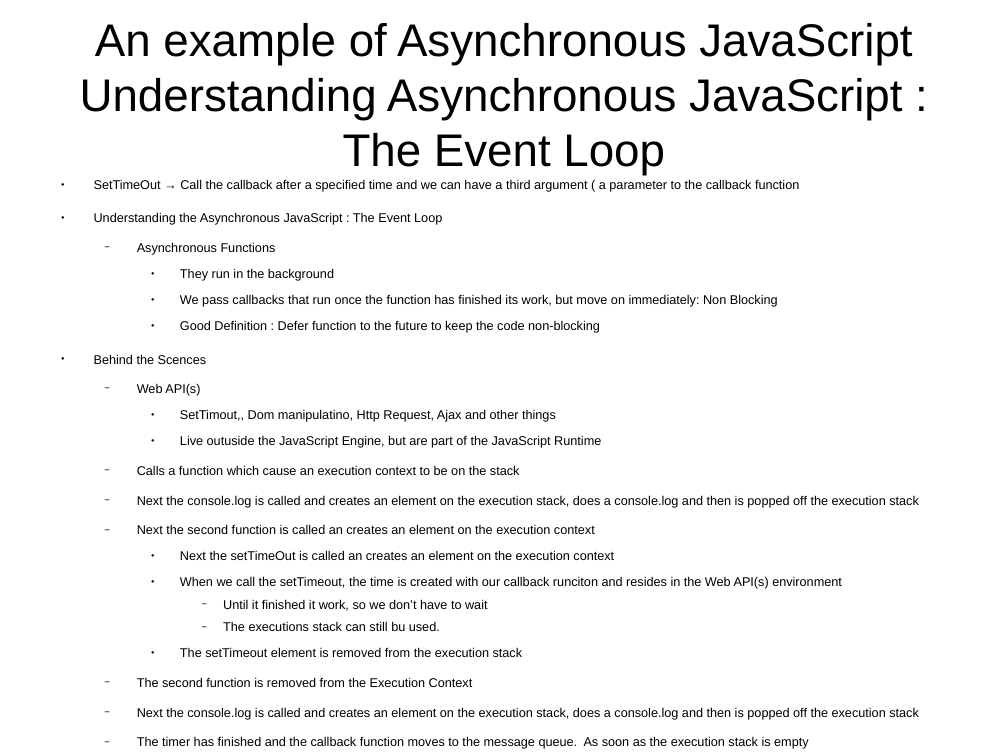
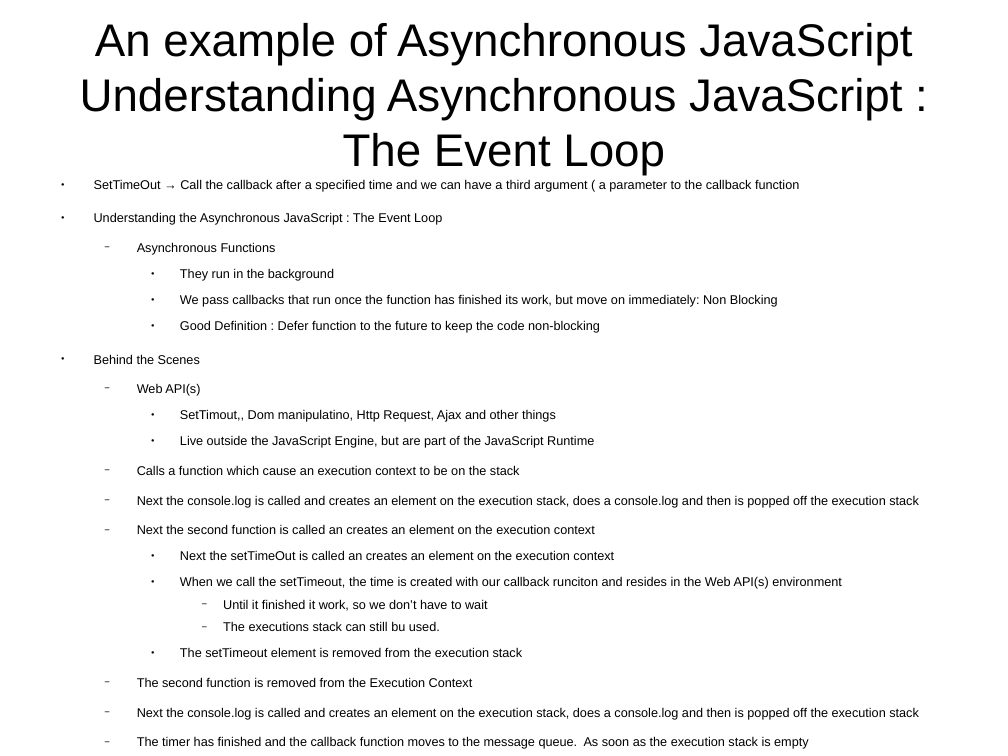
Before and after one commit to CharlesStockman/notesFromCourses, a slide deck: slide 58 of javascript/The Complete Javascript Course 2018.odp (slide 59 before the commit). Drawn at 1008x756 pixels with LibreOffice and Linux fonts; fonts in the diff are those of the drawing. Boxes give left, top, right and bottom in pixels: in the first picture for what was removed or moved away, otherwise in the second. Text is boxed around its words. In the diff, an @@ line names an element or a change of style, - is before the commit and + after.

```diff
--- a/javascript/The Complete Javascript Course 2018.odp
+++ b/javascript/The Complete Javascript Course 2018.odp
@@ text at [94,354,200,364]: text changed @@
-● Behind the Scences
+● Behind the Scenes
@@ text at [180,435,594,448]: text changed @@
-    ● Live outuside the JavaScript Engine, but are part of the JavaScript Runtime
+    ● Live outside the JavaScript Engine, but are part of the JavaScript Runtime
```
Also in this commit, not shown: 8 other slides changed, 1 slide removed, 27 other files.
